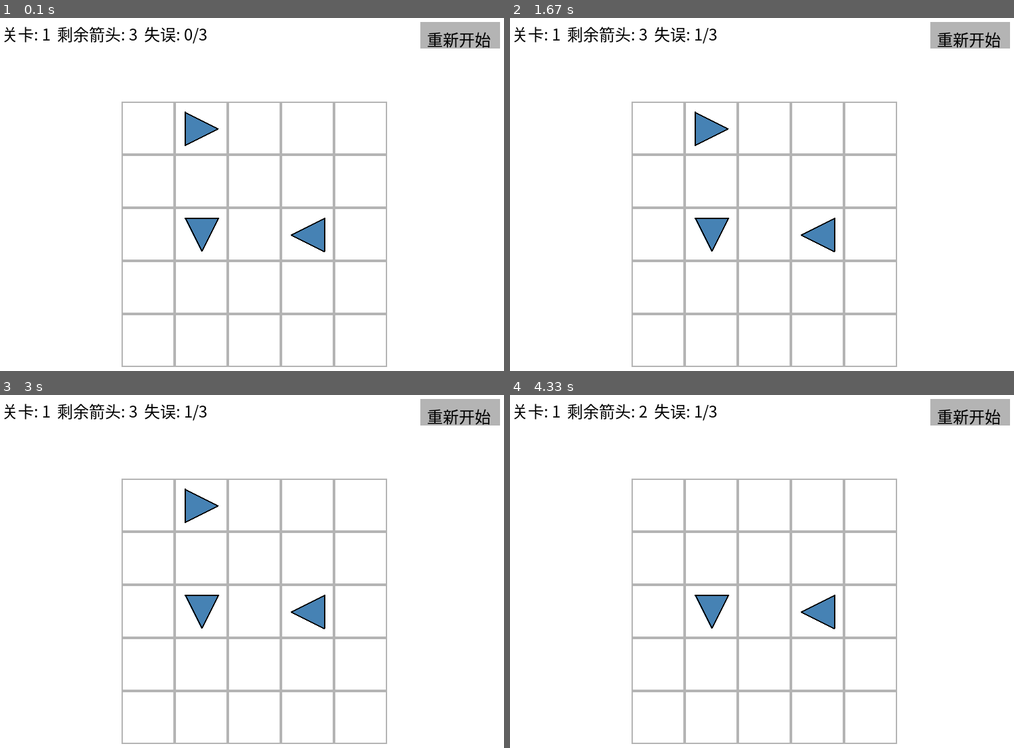
Above: before the commit, frames 1-4 (two rows, left to right).
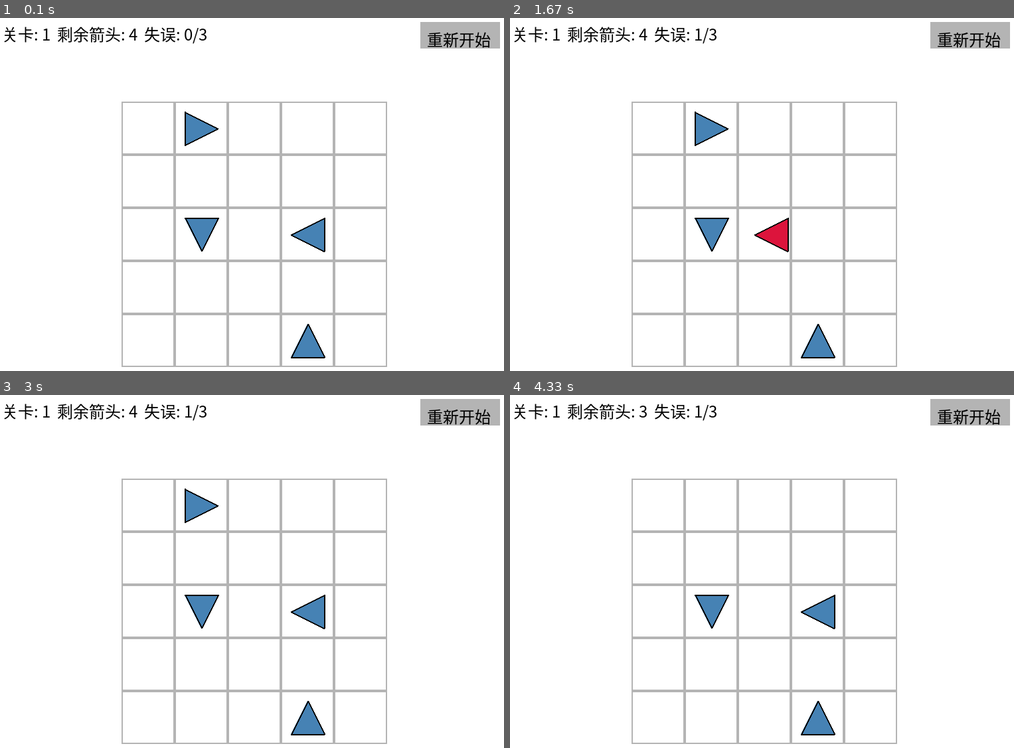
Above: after the commit, the same moments.

Repository: Emrys-m/arrow-game
Game: pygame game, started from main.py
Two runs of this game, one before a commit and one after it. Both use one fixed random seed, a clock stepped at 60 frames per second and the inputs below.
Inputs (mouse positions are in pixels of both pictures, inside the frame that each line leads up to):
- Up to frame 1 (0.1 s): no input
- Up to frame 2 (1.67 s): click (762, 208) at 0.38 s; click (767, 233) at 0.72 s; click (827, 243) at 1.55 s
- Up to frame 3 (3 s): no input
- Up to frame 4 (4.33 s): click (691, 500) at 3.38 s

The runs differ from the first frame. In frame 1, 0.4% of the frame differs, in the area x 25-65%, y 3-97%; in frame 2, 1.1%; in frame 3, 0.4%; in frame 4, 0.4%.

Commit message:
feat:更新了碰撞反馈和关卡设计

Diff:
--- a/main.py
+++ b/main.py
@@ -16,40 +16,56 @@
 BLACK = (0, 0, 0)
 GRAY = (180, 180, 180)
 BLUE = (70, 130, 180)
-RED = (220, 20, 60)
+RED = (220, 20, 60)   # 用于碰撞动画的红色
 GREEN = (34, 139, 34)
 
 DIRS = {'U': (0, -1), 'D': (0, 1), 'L': (-1, 0), 'R': (1, 0)}
 MAX_MISTAKES = 3
 
 # ---------- 关卡数据（至少 3 关） ----------
+# ---------- 关卡数据（5 关，难度逐级递增） ----------
 LEVELS = [
-    # 关卡 1：简单，无阻挡
+    # 关卡 1：新手引导，只有 5 个箭头，无阻挡
     [
         [None, 'R', None, None, None],
         [None, None, None, None, None],
         [None, 'D', None, 'L', None],
         [None, None, None, None, None],
+        [None, None, None, 'U', None]
+    ],
+    # 关卡 2：入门，8 个箭头，有简单的阻挡关系
+    [
+        [None, 'R', 'R', None, None],
+        [None, 'D', None, 'U', None],
+        [None, None, 'L', None, None],
+        [None, None, 'D', None, None],
         [None, None, None, None, None]
     ],
-    # 关卡 2：有阻挡，需按顺序消除
-    [
-        [None, 'R', 'R', None, None],
-        [None, 'D', None, 'U', None],
-        [None, None, None, None, None],
-        [None, None, None, None, None],
-        [None, None, None, None, None]
+    # 关卡 3：中等，14 个箭头，需要按一定顺序消除
+    [
+        [None, 'R', 'R', 'R', None],
+        ['D', 'D', 'L', 'U', 'R'],
+        ['D', 'L', 'U', 'L', 'D'],
+        ['D', 'L', 'D', 'U', 'D'],
+        [None, 'R', 'R', None, None]
     ],
-    # 关卡 3：更复杂
-    [
-        [None, 'R', 'R', None, None],
-        [None, 'D', 'L', 'L', None],
-        [None, 'D', None, None, None],
-        [None, None, None, None, None],
-        [None, None, None, None, None]
+    # 关卡 4：困难，16 个箭头，有较长的依赖链
+    [
+        [None, 'R', 'R', 'R', 'R'],
+        ['D', 'D', 'D', 'U', 'U'],
+        ['D', 'L', 'D', 'U', 'D'],
+        ['D', 'L', 'L', 'L', 'R'],
+        [None, 'R', 'R', 'R', None]
+    ],
+    # 关卡 5：地狱，19 个箭头，几乎填满棋盘，需要仔细推理
+    [
+        ['R', 'R', 'R', 'R', 'R'],
+        ['D', 'L', 'L', 'L', 'U'],
+        ['D', 'L', 'U', 'L', 'U'],
+        ['D', 'L', 'D', 'L', 'U'],
+        ['R', 'R', 'R', 'R', 'R']
     ]
 ]
-
 # ---------- 画箭头函数 ----------
 def draw_arrow(surface, x, y, direction, color=BLUE):
     size = 25
@@ -66,7 +82,7 @@
     pygame.draw.polygon(surface, color, points)
     pygame.draw.polygon(surface, BLACK, points, 2)
 
-# ---------- 飞行动画类 ----------
+# ---------- 飞行动画类（成功飞出棋盘） ----------
 class FlyingArrow:
     def __init__(self, row, col, direction):
         self.direction = direction
@@ -88,6 +104,55 @@
     def draw(self, screen):
         draw_arrow(screen, self.x, self.y, self.direction, BLUE)
 
+# ---------- 碰撞弹回动画类（新增） ----------
+class BumpingArrow:
+    def __init__(self, row, col, direction, max_dist):
+        self.row = row
+        self.col = col
+        self.direction = direction
+        self.start_x = MARGIN_X + col * CELL_SIZE + CELL_SIZE // 2
+        self.start_y = MARGIN_Y + row * CELL_SIZE + CELL_SIZE // 2
+        self.x = self.start_x
+        self.y = self.start_y
+        self.max_dist = max_dist  # 碰撞前能移动的像素距离
+
+        self.speed = 10
+        dx, dy = DIRS[direction]
+        self.vx = dx * self.speed
+        self.vy = dy * self.speed
+
+        self.distance_traveled = 0
+        self.state = "forward"  # forward 去程, backward 回程
+        self.finished = False
+
+    def update(self):
+        if self.state == "forward":
+            self.x += self.vx
+            self.y += self.vy
+            self.distance_traveled += self.speed
+            if self.distance_traveled >= self.max_dist:
+                self.state = "backward"
+                # 修正位置，防止冲过头
+                self.x -= self.vx
+                self.y -= self.vy
+                self.vx = -self.vx
+                self.vy = -self.vy
+        elif self.state == "backward":
+            self.x += self.vx
+            self.y += self.vy
+            self.distance_traveled -= self.speed
+            # 检查是否回到起点
+            dx = self.x - self.start_x
+            dy = self.y - self.start_y
+            if math.hypot(dx, dy) <= self.speed:
+                self.x = self.start_x
+                self.y = self.start_y
+                self.finished = True
+
+    def draw(self, screen):
+        # 碰撞时用红色表示警告
+        draw_arrow(screen, self.x, self.y, self.direction, RED)
+
 # ---------- 游戏主类 ----------
 class Game:
     def __init__(self):
@@ -102,16 +167,15 @@
         self.grid = []
         self.mistakes = 0
         self.flying_arrows = []
-        self.shake_timers = {}  # 记录晃动的箭头 {(row, col): timer}
+        self.bumping_arrows = []  # 用来存放弹回动画
         self.load_level(0)
 
     def load_level(self, index):
         self.level_index = index
-        # 深拷贝关卡数据，防止修改原数据
         self.grid = [row[:] for row in LEVELS[index]]
         self.mistakes = 0
         self.flying_arrows = []
-        self.shake_timers = {}
+        self.bumping_arrows = []
         self.state = "PLAYING"
 
     def reset_level(self):
@@ -139,6 +203,26 @@
                     return False
         return True
 
+    def get_block_dist(self, row, col, direction):
+        """计算到阻挡物之前还有多少距离（像素），确保它冲过去刚好碰到阻挡物"""
+        if direction == 'R':
+            for c in range(col + 1, COLS):
+                if self.grid[row][c] is not None:
+                    return (c - col) * CELL_SIZE - 20
+        elif direction == 'L':
+            for c in range(col - 1, -1, -1):
+                if self.grid[row][c] is not None:
+                    return (col - c) * CELL_SIZE - 20
+        elif direction == 'U':
+            for r in range(row - 1, -1, -1):
+                if self.grid[r][col] is not None:
+                    return (row - r) * CELL_SIZE - 20
+        elif direction == 'D':
+            for r in range(row + 1, ROWS):
+                if self.grid[r][col] is not None:
+                    return (r - row) * CELL_SIZE - 20
+        return 0
+
     def handle_click(self, pos):
         if self.state != "PLAYING":
             return
@@ -148,16 +232,22 @@
         if 0 <= row < ROWS and 0 <= col < COLS:
             direction = self.grid[row][col]
             if direction:
+                # 防止在动画期间重复点击同一个箭头
+                if any(a.row == row and a.col == col for a in self.bumping_arrows):
+                    return
+
                 if self.is_path_clear(row, col, direction):
-                    # 消除箭头，添加飞行动画
+                    # 消除并飞出
                     self.grid[row][col] = None
                     self.flying_arrows.append(FlyingArrow(row, col, direction))
                     if self.count_arrows() == 0:
                         self.state = "WIN"
                 else:
-                    # 碰撞反馈
+                    # 发生碰撞，计算距离并播放弹回动画
                     self.mistakes += 1
-                    self.shake_timers[(row, col)] = 15  # 晃动 15 帧
+                    dist = self.get_block_dist(row, col, direction)
+                    if dist > 0:
+                        self.bumping_arrows.append(BumpingArrow(row, col, direction, dist))
                     if self.mistakes >= MAX_MISTAKES:
                         self.state = "LOSE"
 
@@ -167,11 +257,12 @@
             arrow.update()
             if arrow.is_off_screen():
                 self.flying_arrows.remove(arrow)
-        # 更新晃动计时器
-        for key in list(self.shake_timers.keys()):
-            self.shake_timers[key] -= 1
-            if self.shake_timers[key] <= 0:
-                del self.shake_timers[key]
+
+        # 更新碰撞弹回动画
+        for arrow in self.bumping_arrows[:]:
+            arrow.update()
+            if arrow.finished:
+                self.bumping_arrows.remove(arrow)
 
     def draw(self):
         self.screen.fill(WHITE)
@@ -188,21 +279,23 @@
                     rect = pygame.Rect(MARGIN_X + c * CELL_SIZE, MARGIN_Y + r * CELL_SIZE, CELL_SIZE, CELL_SIZE)
                     pygame.draw.rect(self.screen, GRAY, rect, 2)
 
-            # 画箭头
+            # 画静态箭头（如果这个箭头正在弹回，跳过绘制）
             for r in range(ROWS):
                 for c in range(COLS):
                     direction = self.grid[r][c]
                     if direction:
-                        cx = MARGIN_X + c * CELL_SIZE + CELL_SIZE // 2
-                        cy = MARGIN_Y + r * CELL_SIZE + CELL_SIZE // 2
-                        # 晃动效果
-                        if (r, c) in self.shake_timers:
-                            offset = math.sin(self.shake_timers[(r, c)] * 0.8) * 6
-                            cx += offset
-                        draw_arrow(self.screen, cx, cy, direction)
-
-            # 画飞行中的箭头
+                        is_bumping = any(a.row == r and a.col == c for a in self.bumping_arrows)
+                        if not is_bumping:
+                            cx = MARGIN_X + c * CELL_SIZE + CELL_SIZE // 2
+                            cy = MARGIN_Y + r * CELL_SIZE + CELL_SIZE // 2
+                            draw_arrow(self.screen, cx, cy, direction)
+
+            # 画飞出动画
             for arrow in self.flying_arrows:
+                arrow.draw(self.screen)
+
+            # 画弹回动画
+            for arrow in self.bumping_arrows:
                 arrow.draw(self.screen)
 
             # 信息栏
